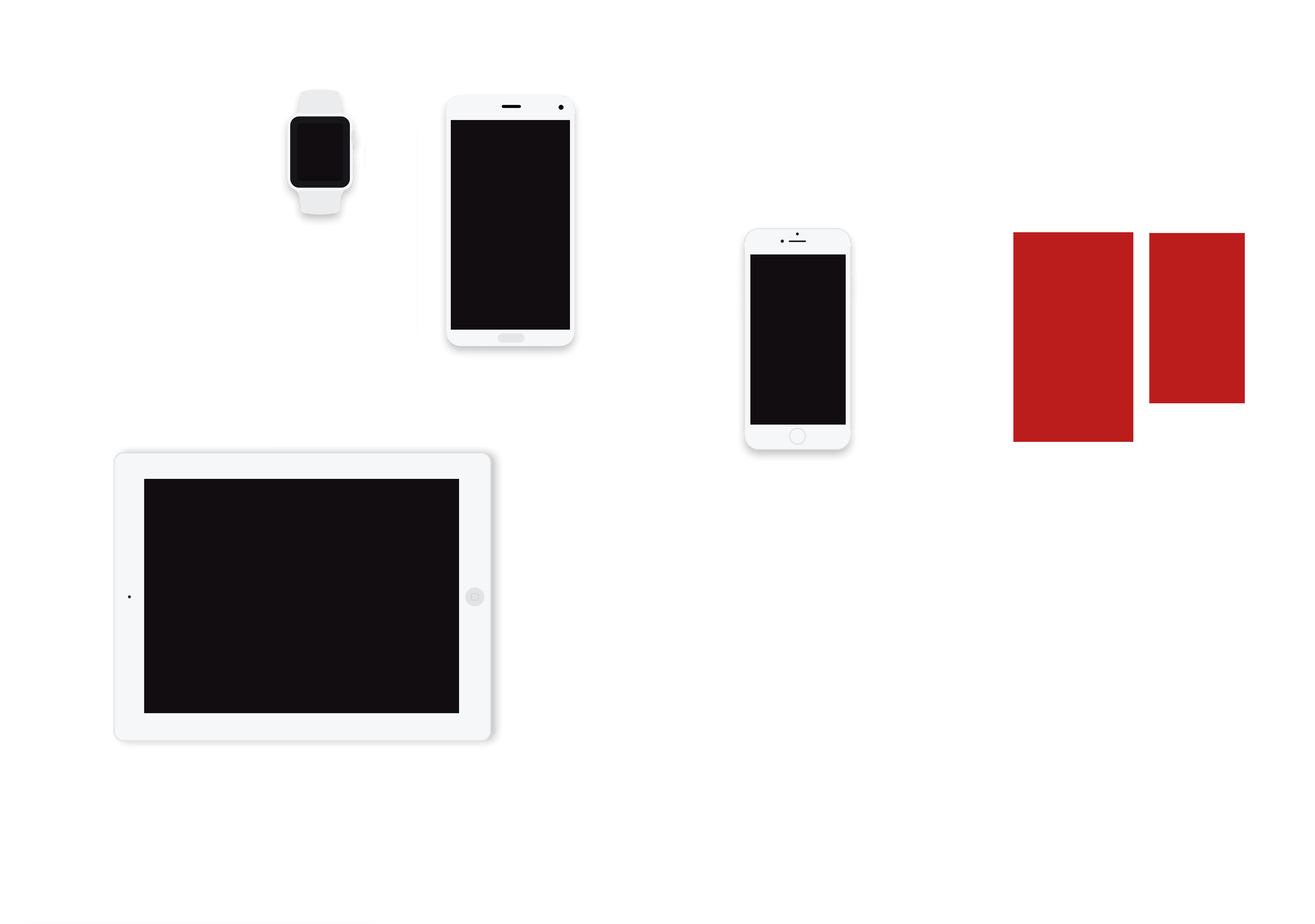
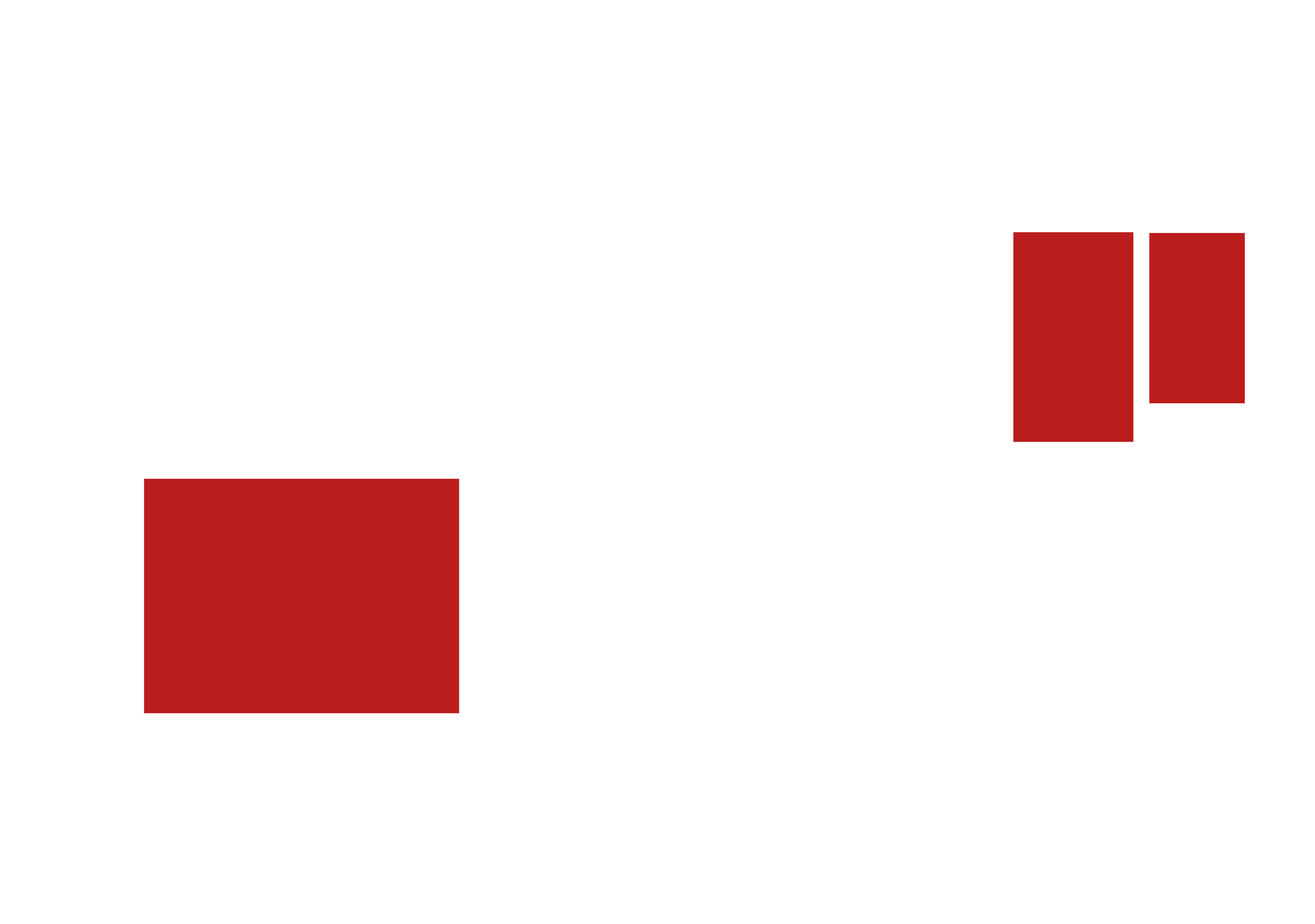
Layers edited between the first and the second 1315x924 image:
renamed "Group 2" to "devices", hid the group it (4 layers) over [113, 89, 858, 747]
hid "iPad" over [113, 446, 502, 747]
added group "rect" with 3 layers above "Background" over [143, 232, 858, 714]
added layer "Layer 14" in group "rect" over [143, 478, 460, 714]
hid "device" over [28, 922, 369, 923]
